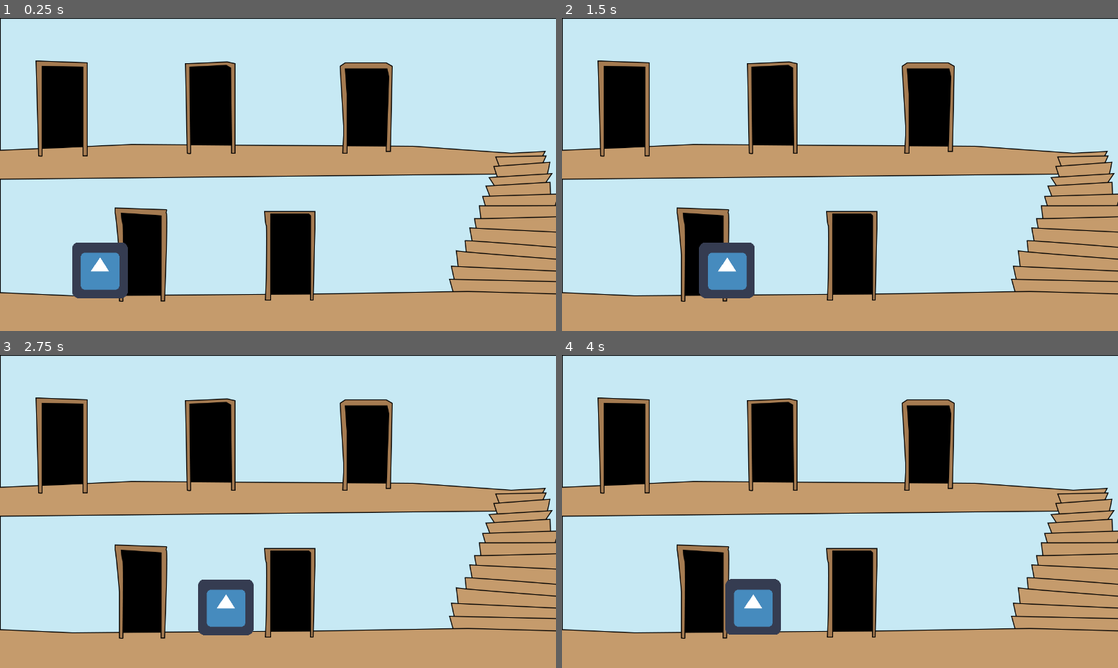
Above: before the commit, frames 1-4 (two rows, left to right).
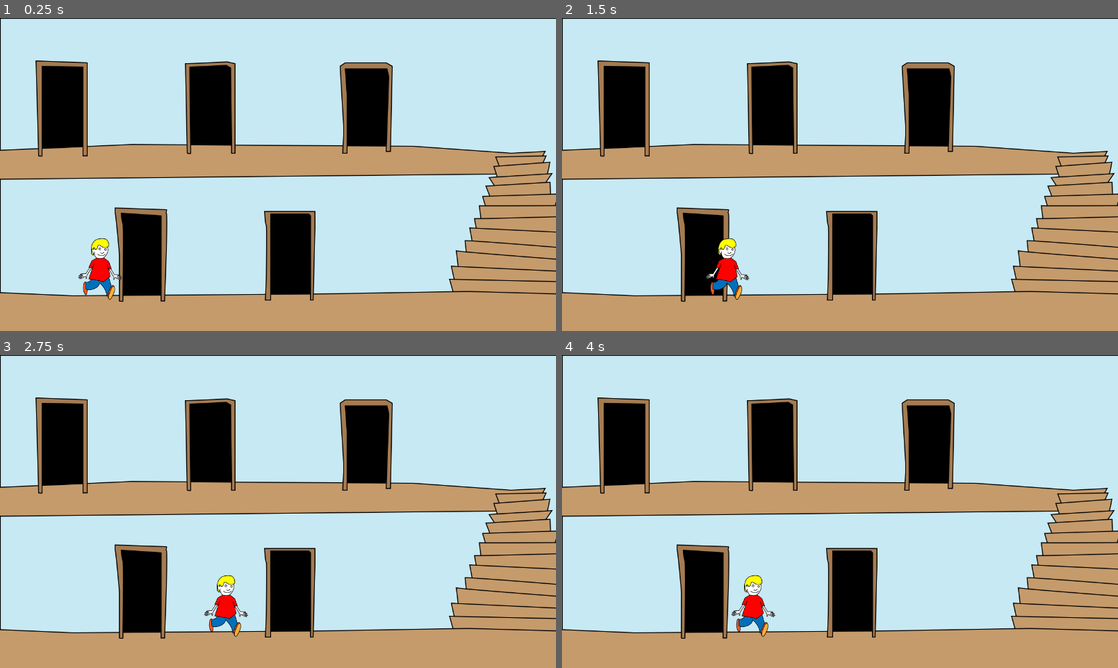
Above: after the commit, the same moments.

Repository: milehighhokie/ggj2019
Game: Godot game, scene res://MainRoom.tscn
Same seed, same stepped clock (60 frames per second), same inputs: the game is played once before the commit and once after it. The engine's default icon, where the game draws it, is replaced by a stand-in: a white triangle on a blue panel in a dark square.
Inputs:
- Up to frame 1 (0.25 s): no input
- Up to frame 2 (1.5 s): tap Enter at 0.5 s; hold Right (right) 0.53-1.28 s; hold Space (hug) 0.53-1.28 s; hold Down (down) from 1.28 s (still down); tap Space (hug) at 1.35 s
- Up to frame 3 (2.75 s): tap Space (hug) at 2 s; release Down (down) at 2.03 s; hold Right (right) from 2.03 s (still down); hold Space (hug) from 2.03 s (still down)
- Up to frame 4 (4 s): release Right (right) at 2.78 s; release Space (hug) at 2.78 s; hold Up (up) 2.78-3.53 s; tap Space (hug) at 2.85 s; tap Enter at 3.5 s; hold Left (left) from 3.53 s (still down); hold Space (hug) from 3.53 s (still down)

The runs differ from the first frame. In frame 1, 1.8% of the frame differs, in the area x 13-23%, y 70-90%; in frame 2, 1.8%; in frame 3, 1.8%; in frame 4, 1.8%.

Commit message:
Update Art for MainRoom

Diff:
--- a/MainRoom.tscn
+++ b/MainRoom.tscn
@@ -2,7 +2,7 @@
 
 [ext_resource path="res://Main-01.png" type="Texture" id=1]
 [ext_resource path="res://KinematicBody2D.gd" type="Script" id=2]
-[ext_resource path="res://icon.png" type="Texture" id=3]
+[ext_resource path="res://Walk.tres" type="Texture" id=3]
 [ext_resource path="res://Area2D.gd" type="Script" id=4]
 
 [sub_resource type="RectangleShape2D" id=1]
--- a/SubRoom.tscn
+++ b/SubRoom.tscn
@@ -1,10 +1,10 @@
-[gd_scene load_steps=9 format=2]
+[gd_scene load_steps=8 format=2]
 
 [ext_resource path="res://Stage2_StageTwo.png" type="Texture" id=1]
 [ext_resource path="res://Bear-03.png" type="Texture" id=2]
 [ext_resource path="res://Bear.gd" type="Script" id=3]
 [ext_resource path="res://KinematicBody2D.gd" type="Script" id=4]
-[ext_resource path="res://Walk.png" type="Texture" id=5]
+[ext_resource path="res://Walk.tres" type="Texture" id=5]
 
 [sub_resource type="RectangleShape2D" id=1]
 
@@ -16,15 +16,7 @@
 custom_solver_bias = 0.0
 extents = Vector2( 70, 139.9 )
 
-[sub_resource type="AtlasTexture" id=3]
-
-flags = 4
-atlas = ExtResource( 5 )
-region = Rect2( 0, 0, 105, 149 )
-margin = Rect2( 0, 0, 0, 0 )
-filter_clip = false
-
-[node name="SubTemplate" type="Sprite" index="0"]
+[node name="SubTemplate" type="Sprite"]
 
 position = Vector2( 655.093, 360 )
 scale = Vector2( 1.02358, 1 )
@@ -107,7 +99,7 @@
 
 position = Vector2( 5.97574, 6.93561 )
 scale = Vector2( 1.88639, 1.88639 )
-texture = SubResource( 3 )
+texture = ExtResource( 5 )
 _sections_unfolded = [ "Transform" ]
 
 [node name="StaticBody2D" type="StaticBody2D" parent="." index="2"]
--- /dev/null
+++ b/Walk.tres
@@ -0,0 +1,11 @@
+[gd_resource type="AtlasTexture" load_steps=2 format=2]
+
+[ext_resource path="res://Walk.png" type="Texture" id=1]
+
+[resource]
+
+flags = 4
+atlas = ExtResource( 1 )
+region = Rect2( 0, 0, 105, 149 )
+margin = Rect2( 0, 0, 0, 0 )
+filter_clip = false
Not shown, added: Art Assets_Bear.png.import
Not shown, added: Art Assets_Main.png.import
Not shown, added: Art Assets_StageTwo.png.import
Not shown, added: Art Assets_Walk.png.import
